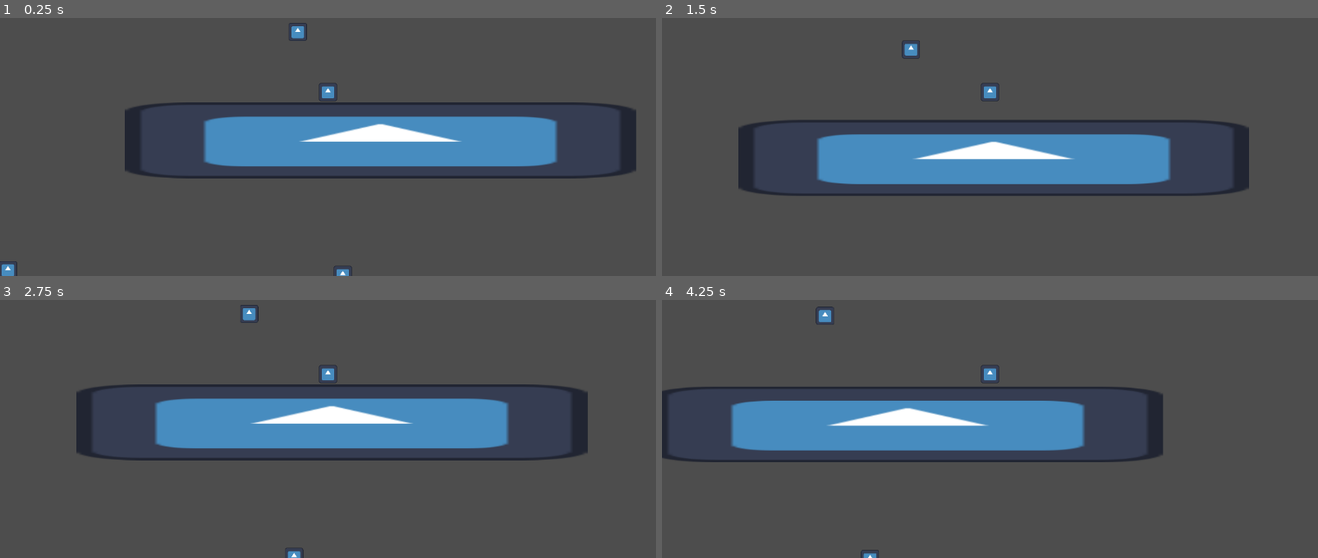
Above: before the commit, frames 1-4 (two rows, left to right).
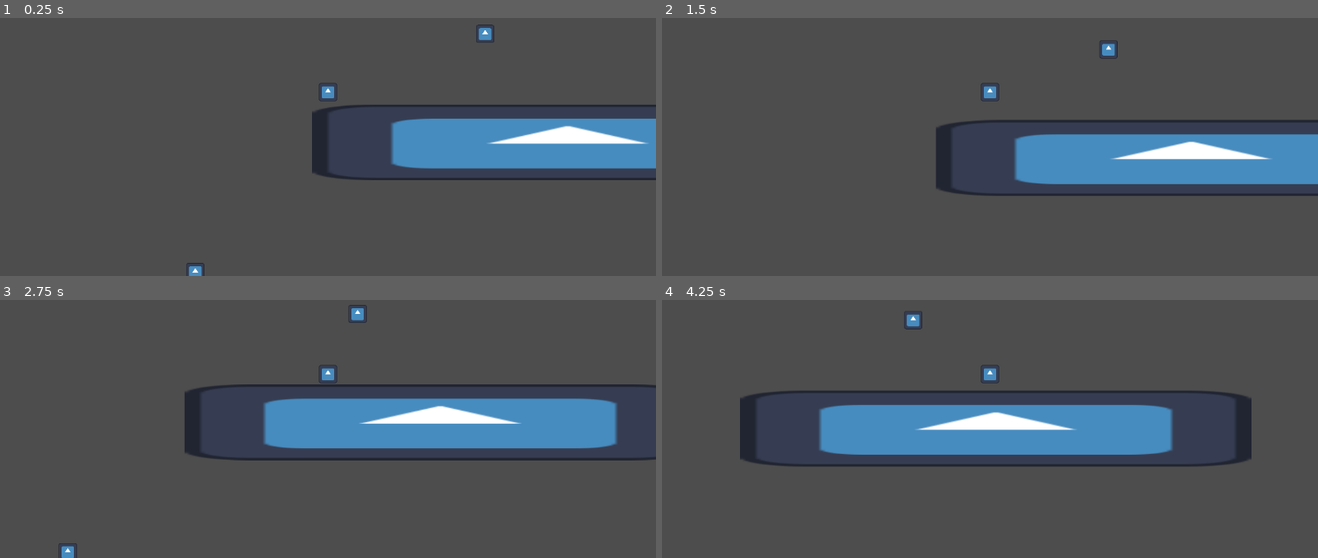
Above: after the commit, the same moments.

Repository: Spunboing/2025GMTK_loop
Game: Godot game, scene res://scenes&scripts/grapple_test.tscn
Same seed, same stepped clock (60 frames per second), same inputs: the game is played once before the commit and once after it. The engine's default icon, where the game draws it, is replaced by a stand-in: a white triangle on a blue panel in a dark square.
Inputs (mouse positions are in pixels of both pictures, inside the frame that each line leads up to):
- Up to frame 1 (0.25 s): no input
- Up to frame 2 (1.5 s): tap Enter (ui_accept) at 0.5, 0.77 s; move the mouse to (1134, 74) at 0.52 s; hold D (right) from 0.53 s (still down); click (1134, 74) at 0.6 s; move the mouse to (858, 110) at 1.27 s; click (858, 110) at 1.35 s
- Up to frame 3 (2.75 s): tap Enter (ui_accept) at 1.52 s; move the mouse to (outside the picture) at 2.02 s; release D (right) at 2.03 s; hold A (left) from 2.03 s (still down); click (outside the picture) at 2.1 s
- Up to frame 4 (4.25 s): move the mouse to (957, 447) at 2.77 s; release A (left) at 2.78 s; hold D (right) from 2.78 s (still down); click (957, 447) at 2.85 s; tap Enter (ui_accept) at 3.02, 3.77 s; move the mouse to (1186, 429) at 3.52 s; click (1186, 429) at 3.6 s

The runs differ from the first frame. In frame 1, 13% of the frame differs, in the area x 0-100%, y 1-100%; in frame 2, 13%, in the area x 11-100%, y 8-69%; in frame 3, 11%; in frame 4, 13%.

Commit message:
tweaked grapple, feels pretty good now

Diff:
--- a/scenes&scripts/grapple_test.tscn
+++ b/scenes&scripts/grapple_test.tscn
@@ -12,13 +12,14 @@
 [node name="grapple_test" type="Node2D"]
 
 [node name="CharacterBody2D" parent="." instance=ExtResource("1_plvj6")]
-position = Vector2(-1, 36)
+position = Vector2(-1317, -39)
 GRAPPLE_ACCEL_MULT = 0.3
 ROPE_STIFFNESS = 1.3
-ROPE_DAMPING = 0.6
+ROPE_DAMPING = 0.8
 FORCE_MULT = 10.0
+ROPE_PULL_IN_SPEED = 500.0
 ACCEL = 6000.0
-ACCEL_AIR = 1000.0
+ACCEL_AIR = 600.0
 SLOWDOWN_ACCEL_GROUND = 7000.0
 
 [node name="world" type="StaticBody2D" parent="."]
@@ -54,7 +55,7 @@
 texture = ExtResource("2_ppurd")
 
 [node name="CollisionShape2D4" type="CollisionShape2D" parent="world"]
-position = Vector2(-1376, 1594)
+position = Vector2(-342, 1618)
 scale = Vector2(2.48, 2.48)
 shape = SubResource("RectangleShape2D_pbtko")
 
@@ -63,18 +64,8 @@
 scale = Vector2(0.403226, 0.403226)
 texture = ExtResource("2_ppurd")
 
-[node name="CollisionShape2D5" type="CollisionShape2D" parent="world"]
-position = Vector2(-1008, 1767)
-scale = Vector2(2.48, 2.48)
-shape = SubResource("RectangleShape2D_pbtko")
-
-[node name="Icon2" type="Sprite2D" parent="world/CollisionShape2D5"]
-position = Vector2(-0.80645, 0)
-scale = Vector2(0.403226, 0.403226)
-texture = ExtResource("2_ppurd")
-
 [node name="CollisionShape2D6" type="CollisionShape2D" parent="world"]
-position = Vector2(-458, 1736)
+position = Vector2(-1419, 2469)
 scale = Vector2(2.48, 2.48)
 shape = SubResource("RectangleShape2D_pbtko")
 
@@ -84,7 +75,7 @@
 texture = ExtResource("2_ppurd")
 
 [node name="CollisionShape2D7" type="CollisionShape2D" parent="world"]
-position = Vector2(105, 1485)
+position = Vector2(1147, 2250)
 scale = Vector2(2.48, 2.48)
 shape = SubResource("RectangleShape2D_pbtko")
 
@@ -94,7 +85,7 @@
 texture = ExtResource("2_ppurd")
 
 [node name="CollisionShape2D8" type="CollisionShape2D" parent="world"]
-position = Vector2(533, 1938)
+position = Vector2(-281, 2833)
 scale = Vector2(2.48, 2.48)
 shape = SubResource("RectangleShape2D_pbtko")
 
--- a/scenes&scripts/player.gd
+++ b/scenes&scripts/player.gd
@@ -14,6 +14,7 @@
 @export var ROPE_STIFFNESS: float = 0.7
 @export var ROPE_DAMPING: float = 1
 @export var FORCE_MULT: float = 600
+@export var ROPE_PULL_IN_SPEED: float = 3
 
 @export var ACCEL: float = 50 #how much the player can accelerate horizontally by
 @export var ACCEL_AIR: float = 2000
@@ -39,14 +40,17 @@
 			if abs(velocity.x) < SPEED:
 				velocity.x += direction * ACCEL * delta
 		else:
-			print("in air")
-			velocity.x += direction * ACCEL_AIR * delta
+			#print("in air")
+			if direction * velocity.x <= 0 or abs(velocity.x) < SPEED:
+				print("slowing down")
+				velocity.x += direction * ACCEL_AIR * delta
 
 	elif is_on_floor():
 		velocity.x = move_toward(velocity.x, 0, SLOWDOWN_ACCEL_GROUND * delta)
-	if abs(velocity.x) > SPEED and not hooked:
+	"""
+	if abs(velocity.x) > SPEED and is_on_floor():
 		velocity.x = move_toward(velocity.x, ((velocity.x)/abs(velocity.x) * 0.9) * SPEED, SLOWDOWN_ACCEL_GROUND * delta)
-
+	"""
 	hook()
 	queue_redraw()
 	#update()
@@ -123,8 +127,8 @@
 
 	#apply of rope pulling on player, slightly elastic
 
-	if toHook.length() > ROPE_LENGTH:
-		var grappleForce = toHook.normalized() * (toHook.length() - ROPE_LENGTH) * ROPE_STIFFNESS
+	if toHook.length() > current_rope_length:
+		var grappleForce = toHook.normalized() * (toHook.length() - current_rope_length) * ROPE_STIFFNESS
 		force += grappleForce
 
 		var velAlongRope = velocity.dot(toHook.normalized())
@@ -132,3 +136,4 @@
 		force += dampForce
 
 	velocity += force * delta * FORCE_MULT
+	current_rope_length = move_toward(current_rope_length, 15, ROPE_PULL_IN_SPEED * delta)
